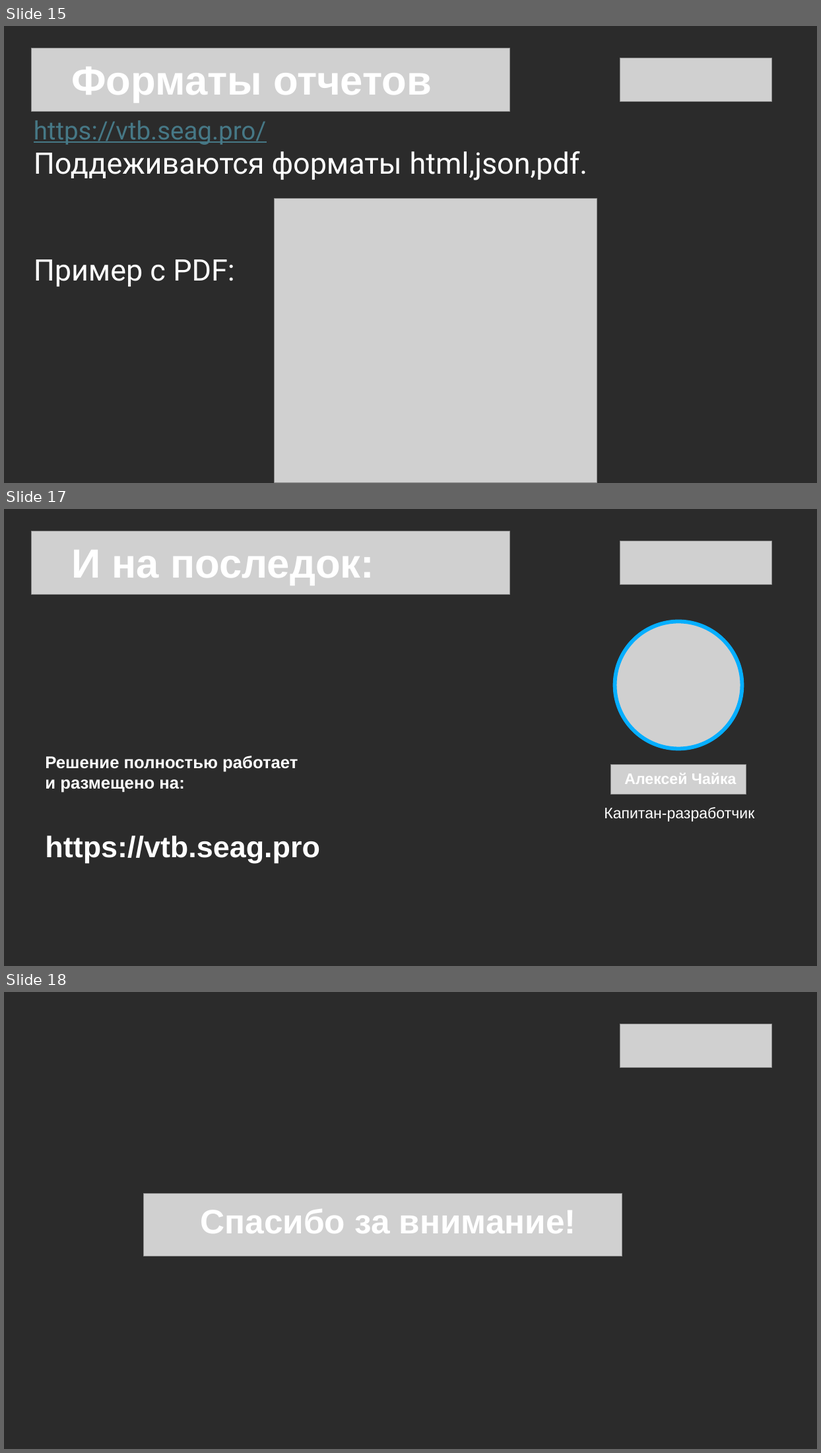
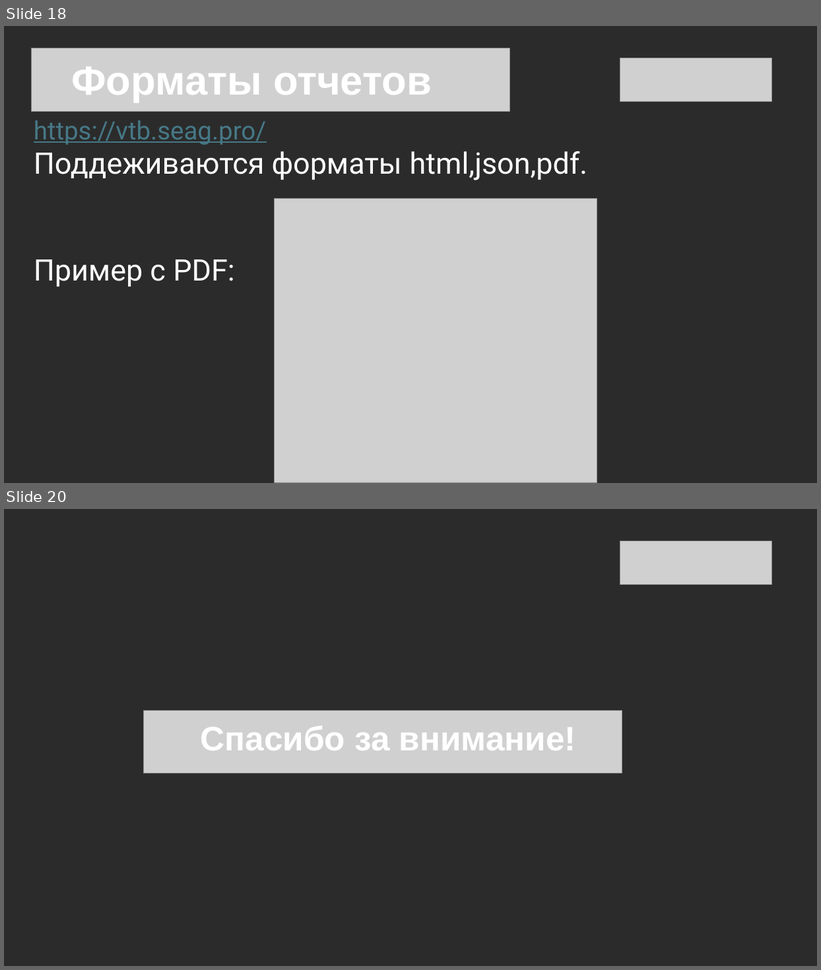
Before and after one commit to ChaikaAM/vtb-hackathon, a slide deck: documentation/presentation/SeagullNest-Team293.pptx. Shown one above the other, each under a label of ours: slides 15, 17 and 18 before the commit, slides 18 and 20 after it; the slides between them are not shown. The pictures are 821x1453 and 821x970 pixels, drawn with LibreOffice and Linux fonts; fonts in the diff are those of the drawing; grey boxes stand for pictures; background and template pictures are left out; a plain dark background stands for a picture behind light text. Boxes give left, top, right and bottom in pixels: in the first picture for what was removed or moved away, otherwise in the second. Text is boxed around its words. In the diff, an @@ line names an element or a change of style, - is before the commit and + after.

```diff
--- a/documentation/presentation/SeagullNest-Team293.pptx
+++ b/documentation/presentation/SeagullNest-Team293.pptx
@@ slide 17 removed at (4,509,817,966), background picture (left out) @@
@@ picture removed at (32,531,510,594) @@
@@ picture removed at (620,541,772,585) @@
@@ text removed at (71,550,374,586) @@
-И на последок:
@@ picture removed at (615,622,743,749) @@
@@ text removed at (45,756,320,863) @@
-Решение полностью работает
-и размещено на:
-https://vtb.seag.pro
@@ picture removed at (611,765,746,795) @@
@@ text removed at (624,773,737,784) @@
-Алексей Чайка
@@ text removed at (604,807,754,822) @@
-Капитан-разработчик
@@ what was slide 15 is now slide 18 @@
@@ what was slide 18 is now slide 20 @@
```
Also in this commit, not shown: 5 slides changed, 3 slides added, 40 other files.
